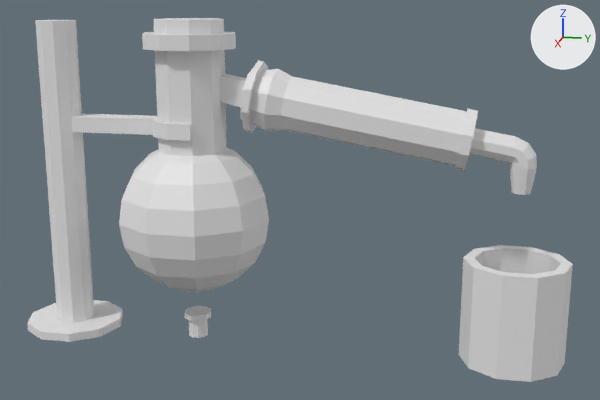
The FBX model Assets/Objects/WorldObjects/Models/Distilirator.fbx, before and after one commit.
The view is the same before and after, from a 50 mm lens placed at (15.46, 13.53, 6.83), pointed at (-0.01, 10.43, 2.96). Arrows for +X, +Y and +Z are at upper right; the lights stay in place. Where no turn or scale is listed for an object, it has been applied to the vertices.

The older version as bpy lines, for what is in view:
```python
me_sphere_001 = bpy.data.meshes.new('Sphere.001')
me_sphere_001.from_pydata(...)  # 472 vertices, 476 faces; spans x -1.43..1.48, y -5.53..5.53, z 0.0..6.41
ob_distilation = bpy.data.objects.new('Distilation', me_sphere_001)
ob_distilation.location = (-0.03, 10.08, -0.01)
```
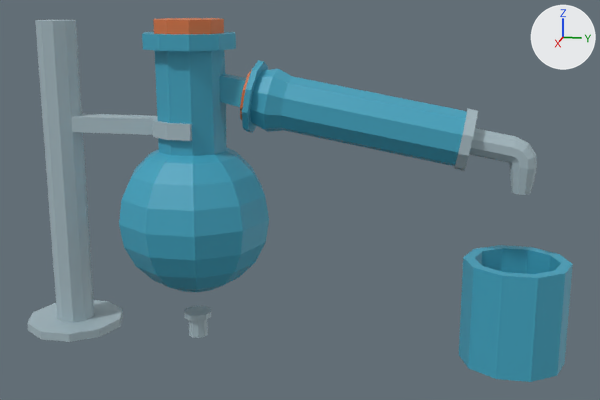
The newer file is also turned or shifted as a whole; pictures and numbers use the older file's frame.

Boxes [x1, y1, x2, y2] around the edits, measured in the pictures (600 x 400 px):
part 1 of me_sphere_001, recoloured: [27, 20, 211, 342] in both
part 2 of me_sphere_001, recoloured: [454, 109, 537, 195] in both
part 3 of me_sphere_001, recoloured (grey to cyan): [119, 32, 467, 292] in both
part 4 of me_sphere_001, recoloured (grey to cyan): [459, 245, 573, 382] in both
part 5 of me_sphere_001, recoloured: [153, 18, 251, 120] in both

Diff of the bpy script that builds the scene:
```diff
--- a/Assets/Objects/WorldObjects/Models/Distilirator.fbx.py
+++ b/Assets/Objects/WorldObjects/Models/Distilirator.fbx.py
@@ mat_holder @@
+mat_holder = principled_material('Holder')
+mat_holder.base_color = (0.381, 0.491, 0.536)  # light grey #a6bac1
@@ mat_glass @@
+mat_glass = principled_material('Glass')
+mat_glass.base_color = (0.0497, 0.371, 0.527)  # cyan #3fa4c0
@@ mat_cork @@
+mat_cork = principled_material('Cork')
+mat_cork.base_color = (0.694, 0.175, 0.0545)  # orange #d97442
@@ me_sphere_001 @@
 me_sphere_001.from_pydata(...)  # 472 vertices, 476 faces; spans x -1.43..1.48, y -5.53..5.53, z 0.0..6.41
 # used by ob_distilation; location = (-0.03, 10.08, -0.01)
+# me_sphere_001 part 1: 100 of the faces centred in x -0.93..0.97, y -5.43..-1.54, z 0.11..6.38 switch from no material to mat_holder (light grey #a6bac1)
+# me_sphere_001 part 2: 80 of the faces centred in x -0.52..0.57, y 3.29..4.73, z 3.55..4.77 switch from no material to mat_holder (light grey #a6bac1)
+# me_sphere_001 part 3: 222 of the faces centred in x -1.39..1.45, y -3.15..1.83, z 1.07..6.15 switch from no material to mat_glass (cyan #3fa4c0)
+# me_sphere_001 part 4: 38 of the faces centred in x -0.95..0.95, y 3.63..5.43, z 0.0..2.0 switch from no material to mat_glass (cyan #3fa4c0)
+# me_sphere_001 part 5: 36 of the faces centred in x -0.63..0.68, y -2.41..-0.53, z 4.52..6.41 switch from no material to mat_cork (orange #d97442)
```
